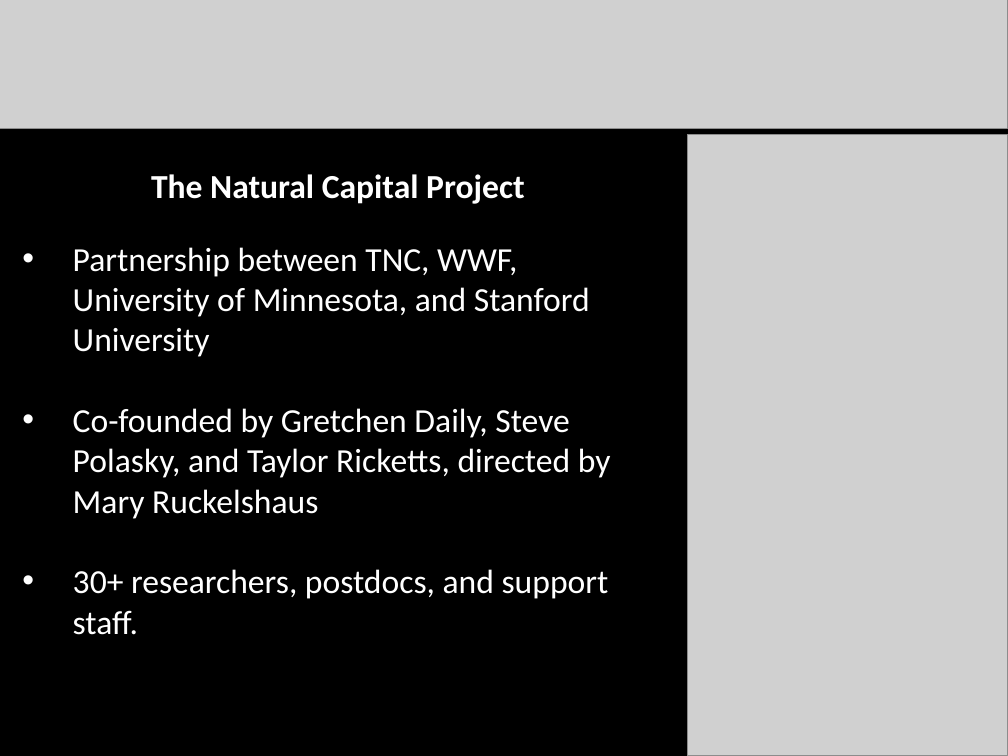
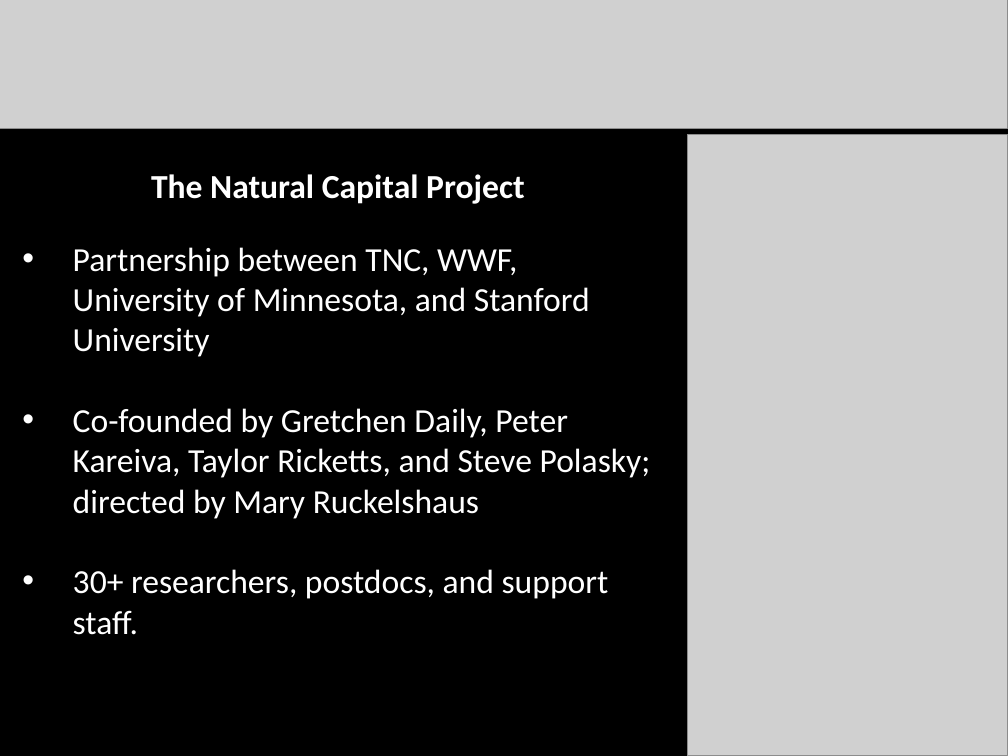
Before and after one commit to natcap/naturalcapitalproject.org-old-static-site, a slide deck: slide 4 of InVEST_intro_TNC_Oct21_2011.pptx. Drawn at 1008x756 pixels with LibreOffice and Linux fonts; fonts in the diff are those of the drawing; grey boxes stand for pictures. Boxes give left, top, right and bottom in pixels: in the first picture for what was removed or moved away, otherwise in the second. Text is boxed around its words. In the diff, an @@ line names an element or a change of style, - is before the commit and + after.

Commit message:
Added Peter as a co-founder so I don't get in trouble.

```diff
--- a/InVEST_intro_TNC_Oct21_2011.pptx
+++ b/InVEST_intro_TNC_Oct21_2011.pptx
@@ text at <box>73,408,651,519</box>: text changed @@
-• Co-founded by Gretchen Daily, Steve Polasky, and Taylor Ricketts, directed by Mary Ruckelshaus
+• Co-founded by Gretchen Daily, Peter Kareiva, Taylor Ricketts, and Steve Polasky; directed by Mary Ruckelshaus
```
